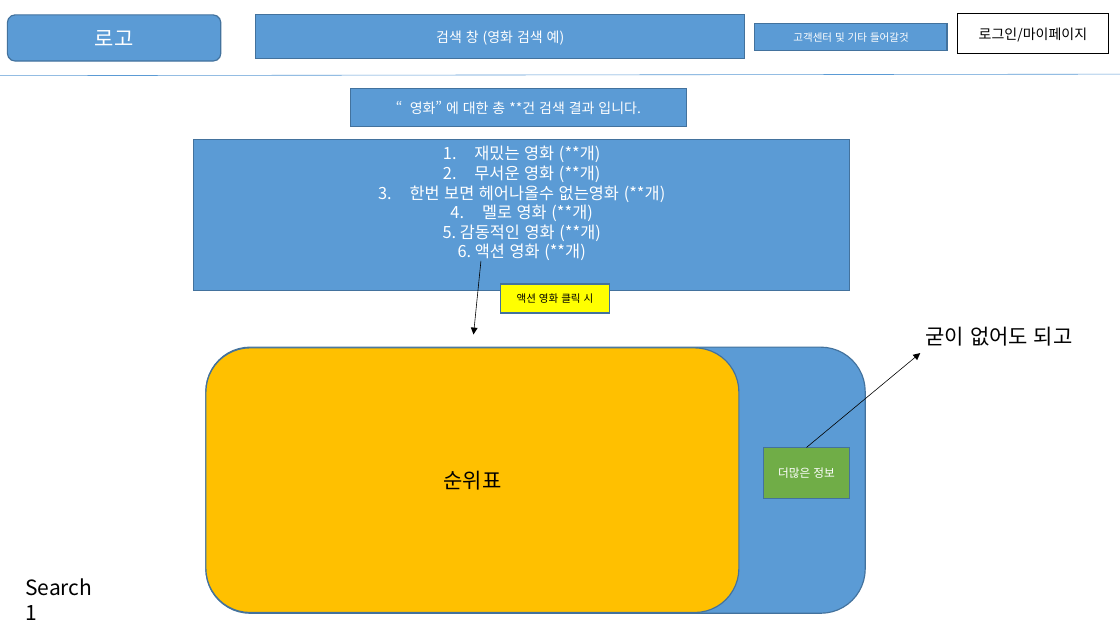
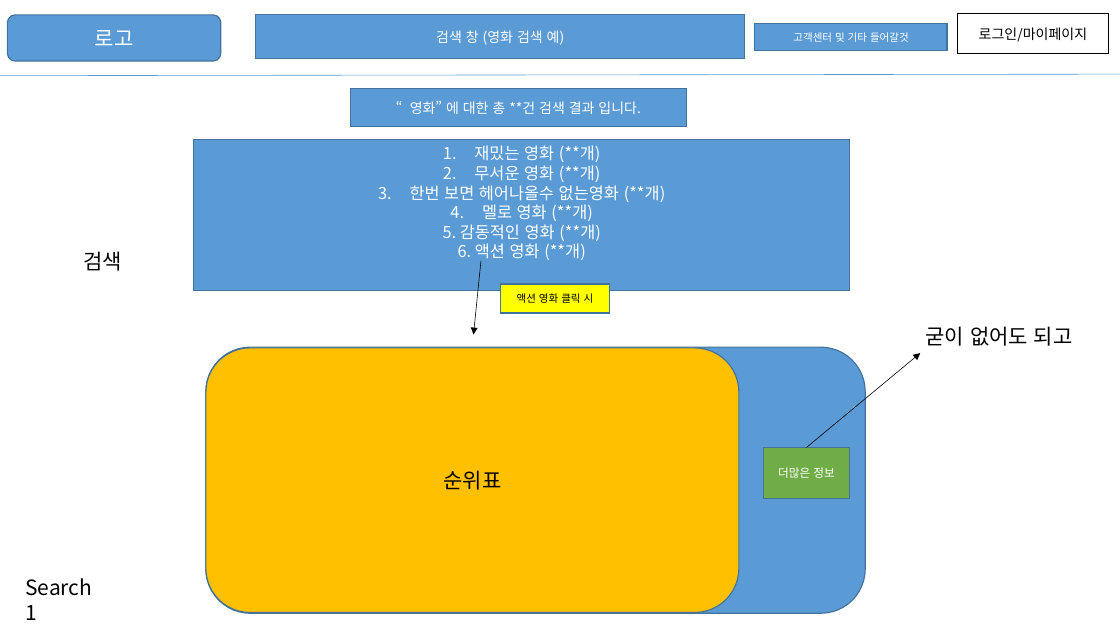
Before and after one commit to What-The-Pork/meeting-log, a slide deck: slide 7 of image/랭킹웹사이트 프로토타입.pptx. Drawn at 1120x630 pixels with LibreOffice and Linux fonts; fonts in the diff are those of the drawing. Boxes give left, top, right and bottom in pixels: in the first picture for what was removed or moved away, otherwise in the second. Text is boxed around its words. In the diff, an @@ line names an element or a change of style, - is before the commit and + after.

```diff
--- a/image/랭킹웹사이트 프로토타입.pptx
+++ b/image/랭킹웹사이트 프로토타입.pptx
@@ text added at [84,251,123,271], 18 pt, text #000000 @@
+검색
```
Also in this commit, not shown: 4 other slides changed, 2 slides added.
